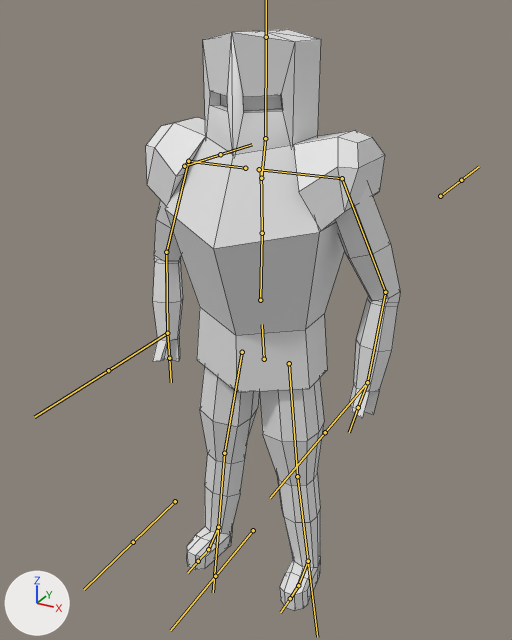
An edit to the FBX model Assets/Models/Knight/Out/knight.fbx, drawn before and after from the same camera.
Before and after are seen from a camera (50 mm lens) standing at (2.14, -3.97, 4.12) and looking at (0.0, -0.08, 2.17). Every picture has the same lights, and +X, +Y and +Z are marked at lower left. Both versions are drawn at frame 1 of the action 'Armature|ArmatureAction'; the numbers are the values there. The bones that bend it are drawn over the model as lines. Mesh edges are drawn as thin lines.

Objects in the first picture: 'Knight'.
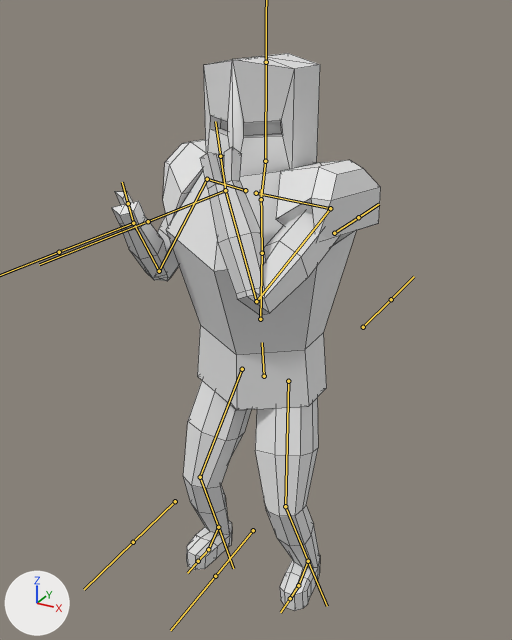
Boxes [x1, y1, x2, y2] around the edits, measured in the pictures (512 x 640 px):
'Knight', posed
    before: [146, 29, 400, 611]
    after: [112, 53, 381, 611]
bone 'Spine.000', root to tip
    before: (264, 359) to (262, 324)
    after: (264, 376) to (262, 342)
bone 'Clav.L', root to tip
    before: (259, 169) to (342, 178)
    after: (256, 193) to (330, 208)
bone 'Arm.000.L', root to tip
    before: (342, 178) to (385, 292)
    after: (330, 208) to (256, 301)
bone 'Arm.001.L', root to tip
    before: (385, 292) to (367, 382)
    after: (256, 301) to (225, 190)
bone 'Clav.R', root to tip
    before: (245, 168) to (188, 161)
    after: (245, 190) to (207, 179)
bone 'Arm.000.R', root to tip
    before: (188, 161) to (166, 252)
    after: (207, 179) to (159, 271)
bone 'Arm.001.R', root to tip
    before: (166, 252) to (167, 333)
    after: (159, 271) to (133, 223)
bone 'Leg.000.L', root to tip
    before: (289, 363) to (297, 476)
    after: (288, 381) to (285, 506)
bone 'Leg.001.L', root to tip
    before: (297, 476) to (308, 561)
    after: (285, 506) to (308, 561)
bone 'Leg.000.R', root to tip
    before: (242, 352) to (224, 453)
    after: (242, 369) to (200, 477)
bone 'Leg.001.R', root to tip
    before: (224, 453) to (218, 527)
    after: (200, 477) to (218, 527)

Edits to the bpy script that builds the scene:
```text
Change bone_spine_000:
    where bone_spine_000 = bpy.data.objects['Armature'].pose.bones['Spine.000']
    bone_spine_000.location: (0.0, 0.0, 0.0) -> (0.0, -0.29, 0.04)
Change bone_clav_l:
    where bone_clav_l = bpy.data.objects['Armature'].pose.bones['Clav.L']  # child of 'Spine.002'
    bone_clav_l.location: (0.0, 0.0, 0.0) -> (0.0, -0.02, 0.06)
    bone_clav_l.rotation_quaternion: (1.0, 0.0, 0.0, 0.0) -> (0.989, 0.145, 0.007, 0.01)  # degrees (0, 0, 0) -> degrees (17, 1, 1)
Change bone_arm_000_l:
    where bone_arm_000_l = bpy.data.objects['Armature'].pose.bones['Arm.000.L']  # child of 'Clav.L'
    bone_arm_000_l.rotation_quaternion: (1.0, 0.0, 0.005, 0.001) -> (0.764, 0.457, -0.316, 0.328)  # degrees (0, 1, 0) -> degrees (52, -51, 20)
Change bone_arm_001_l:
    where bone_arm_001_l = bpy.data.objects['Armature'].pose.bones['Arm.001.L']  # child of 'Arm.000.L'
    bone_arm_001_l.rotation_quaternion: (1.0, 0.0, 0.0, 0.0) -> (0.703, -0.052, 0.0, -0.709)  # degrees (0, 0, 0) -> degrees (-4, -4, -90)
Change bone_clav_r:
    where bone_clav_r = bpy.data.objects['Armature'].pose.bones['Clav.R']  # child of 'Spine.002'
    bone_clav_r.rotation_quaternion: (1.0, 0.0, 0.0, 0.0) -> (0.989, -0.145, 0.007, 0.01)  # degrees (0, 0, 0) -> degrees (-17, 1, 1)
Change bone_arm_000_r:
    where bone_arm_000_r = bpy.data.objects['Armature'].pose.bones['Arm.000.R']  # child of 'Clav.R'
    bone_arm_000_r.rotation_quaternion: (1.0, 0.0, -0.005, -0.001) -> (0.864, 0.184, 0.449, -0.136)  # degrees (0, -1, 0) -> degrees (20, 56, -7)
Change bone_arm_001_r:
    where bone_arm_001_r = bpy.data.objects['Armature'].pose.bones['Arm.001.R']  # child of 'Arm.000.R'
    bone_arm_001_r.rotation_quaternion: (1.0, 0.0, 0.0, 0.0) -> (0.664, -0.055, 0.0, 0.745)  # degrees (0, 0, 0) -> degrees (-4, 5, 96)
Change bone_leg_000_l:
    where bone_leg_000_l = bpy.data.objects['Armature'].pose.bones['Leg.000.L']  # child of 'Spine.000'
    bone_leg_000_l.rotation_quaternion: (1.0, 0.0, 0.0, 0.0) -> (0.986, -0.166, -0.005, -0.029)  # degrees (0, 0, 0) -> degrees (-19, -1, -3)
Change bone_leg_001_l:
    where bone_leg_001_l = bpy.data.objects['Armature'].pose.bones['Leg.001.L']  # child of 'Leg.000.L'
    bone_leg_001_l.rotation_quaternion: (1.0, 0.0, 0.0, 0.0) -> (0.938, -0.344, 0.0, -0.052)  # degrees (0, 0, 0) -> degrees (-40, -2, -6)
Change bone_leg_000_r:
    where bone_leg_000_r = bpy.data.objects['Armature'].pose.bones['Leg.000.R']  # child of 'Spine.000'
    bone_leg_000_r.rotation_quaternion: (1.0, 0.0, 0.0, 0.0) -> (0.986, -0.166, 0.005, 0.029)  # degrees (0, 0, 0) -> degrees (-19, 1, 3)
Change bone_leg_001_r:
    where bone_leg_001_r = bpy.data.objects['Armature'].pose.bones['Leg.001.R']  # child of 'Leg.000.R'
    bone_leg_001_r.rotation_quaternion: (1.0, 0.0, 0.0, 0.0) -> (0.938, -0.344, 0.0, 0.052)  # degrees (0, 0, 0) -> degrees (-40, 2, 6)
```
